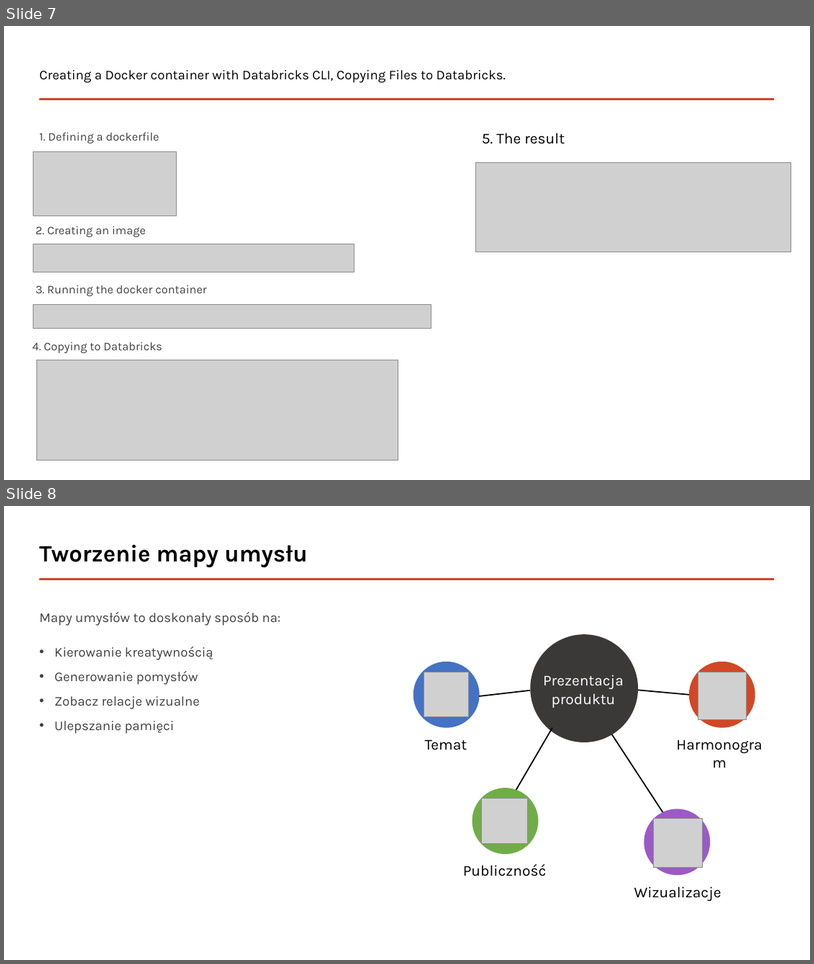
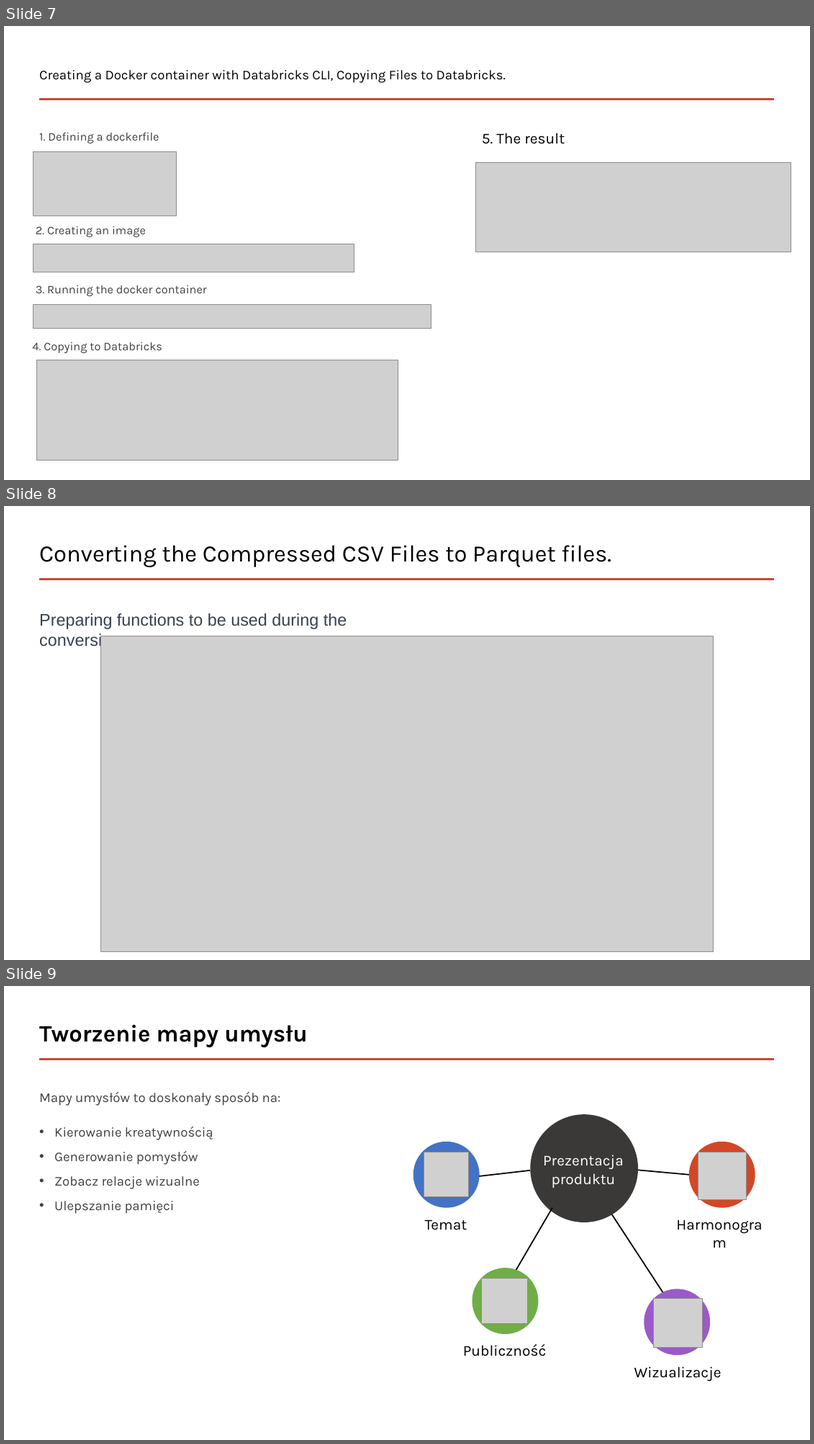
Before and after one commit to piotreks-uw-edu/uw-big-data-stackoverflow-project, a slide deck: Presentation/Analyzing the StackOverflow2013 Database from 2008 to 2013.pptx. Shown one above the other, each under a label of ours: slides 7 and 8 before the commit, slides 7, 8 and 9 after it. The pictures are 814x964 and 814x1444 pixels, drawn with LibreOffice and Linux fonts; fonts in the diff are those of the drawing; grey boxes stand for pictures. Boxes give left, top, right and bottom in pixels: in the first picture for what was removed or moved away, otherwise in the second. Text is boxed around its words. In the diff, an @@ line names an element or a change of style, - is before the commit and + after.

Commit message:
SLide 8. 10.39 minutes

```diff
--- a/Presentation/Analyzing the StackOverflow2013 Database from 2008 to 2013.pptx
+++ b/Presentation/Analyzing the StackOverflow2013 Database from 2008 to 2013.pptx
@@ slide 8 added at (x1=4, y1=506, x2=810, y2=960), background #FFFFFF; not listed: 1 template element that a slide beside it also shows @@
@@ title added at (x1=39, y1=545, x2=612, y2=567), 28 pt, text #000000 @@
+Converting the Compressed CSV Files to Parquet files.
@@ text added at (x1=39, y1=613, x2=347, y2=649), 20 pt, text #374151 @@
+Preparing functions to be used during the conversion:
@@ picture added at (x1=101, y1=636, x2=714, y2=952) @@
@@ what was slide 8 is now slide 9 @@
```
